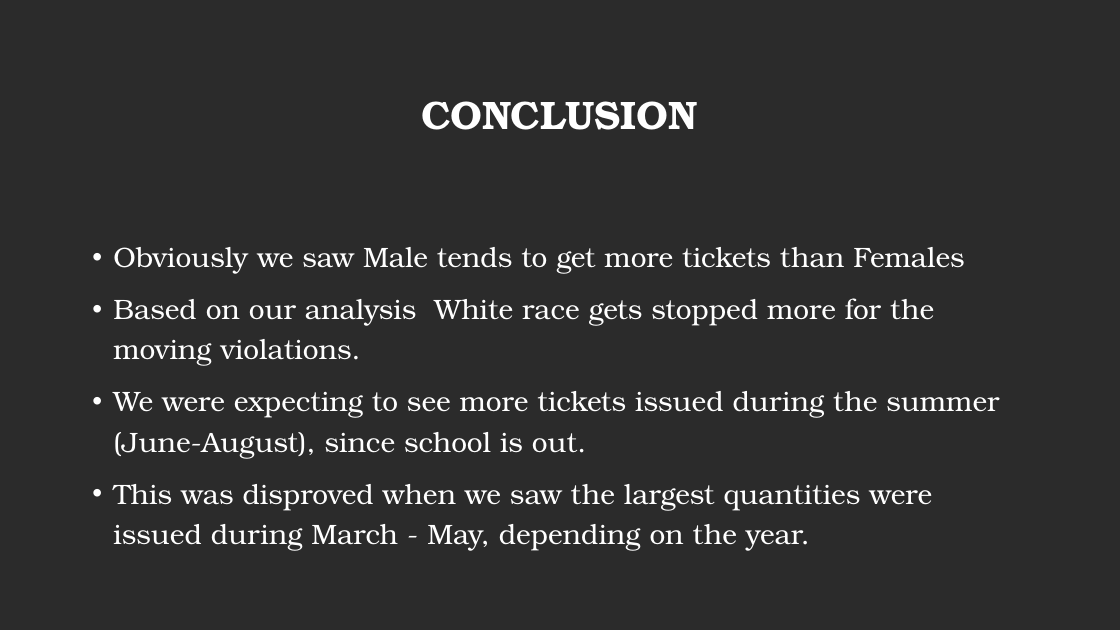
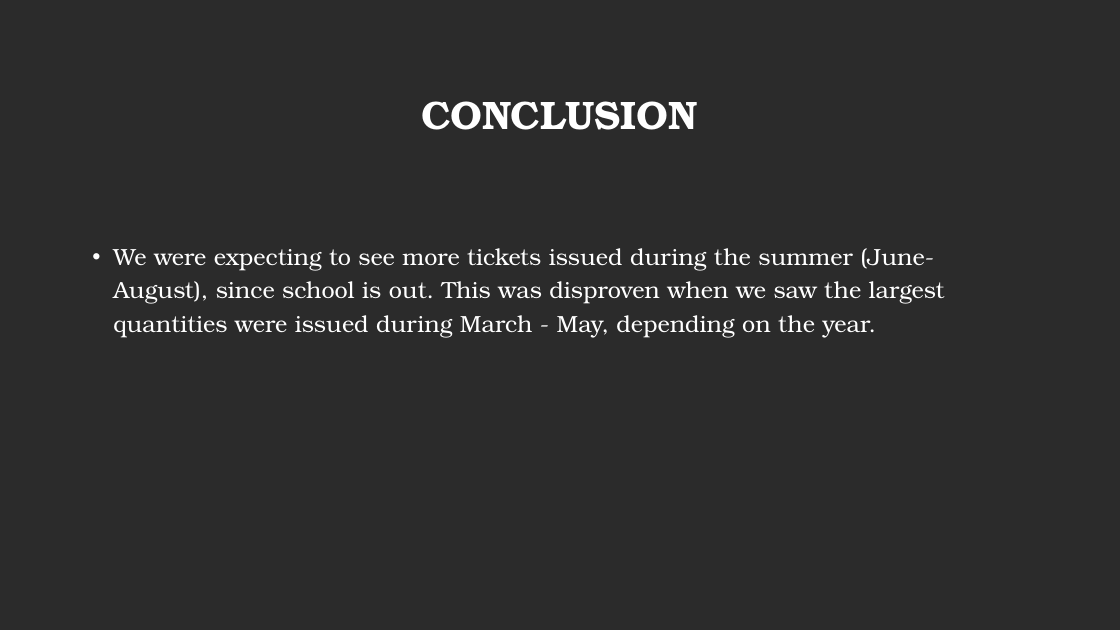
Before and after one commit to bhaveshnema/Project-Traffic-Violations, a slide deck: slide 18 of TeamProject1_TrafficViolationMD.pptx (slide 17 before the commit). Drawn at 1120x630 pixels with LibreOffice and Linux fonts; fonts in the diff are those of the drawing; background and template pictures are left out; a plain dark background stands for a picture behind light text. Boxes give left, top, right and bottom in pixels: in the first picture for what was removed or moved away, otherwise in the second. Text is boxed around its words. In the diff, an @@ line names an element or a change of style, - is before the commit and + after.

```diff
--- a/TeamProject1_TrafficViolationMD.pptx
+++ b/TeamProject1_TrafficViolationMD.pptx
@@ text at box(113, 248, 945, 338): text changed; size 24 to 20 pt @@
-• Obviously we saw Male tends to get more tickets than Females
-• Based on our analysis White race gets stopped more for the moving violations.
-• We were expecting to see more tickets issued during the summer (June-August), since school is out.
-• This was disproved when we saw the largest quantities were issued during March - May, depending on the year.
+• We were expecting to see more tickets issued during the summer (June-August), since school is out. This was disproven when we saw the largest quantities were issued during March - May, depending on the year.
```
Also in this commit, not shown: 5 other slides changed, 2 slides added, 1 slide removed.
